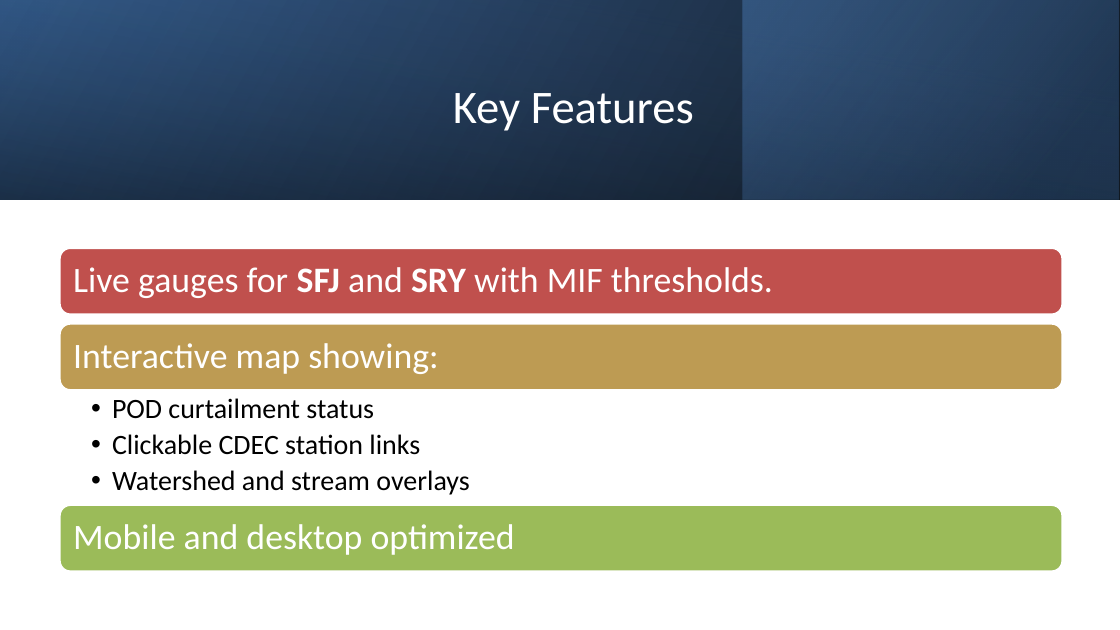
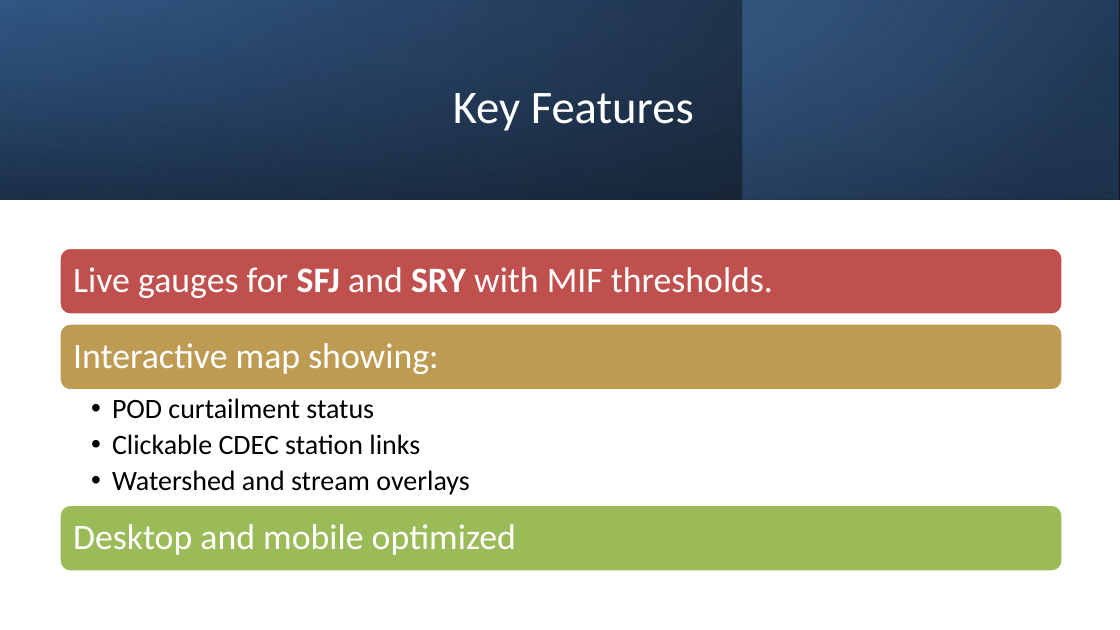
Before and after one commit to CAWaterBoardDataCenter/scott-shasta-flow-dashboard, a slide deck: slide 4 of presentation/scott-shasta-presentation-final.pptx. Drawn at 1120x630 pixels with LibreOffice and Linux fonts; fonts in the diff are those of the drawing. Boxes give left, top, right and bottom in pixels: in the first picture for what was removed or moved away, otherwise in the second. Text is boxed around its words. In the diff, an @@ line names an element or a change of style, - is before the commit and + after.

```diff
--- a/presentation/scott-shasta-presentation-final.pptx
+++ b/presentation/scott-shasta-presentation-final.pptx
@@ text at <box>73,524,516,555</box>: text changed @@
-Mobile and desktop optimized
+Desktop and mobile optimized
```
Also in this commit, not shown: 2 other slides changed, 1 slide added.
